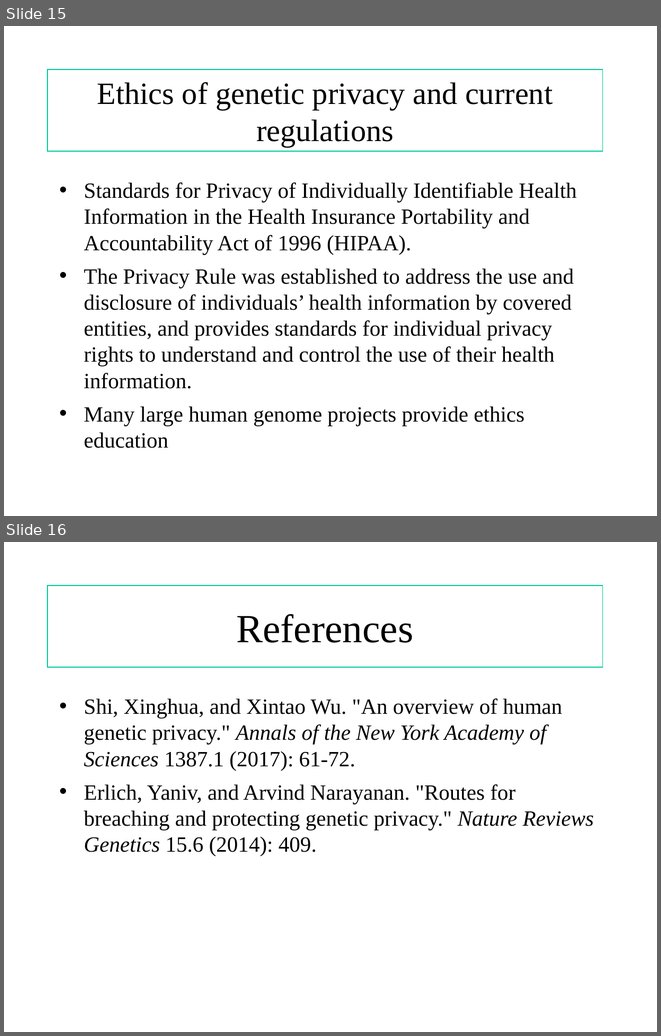
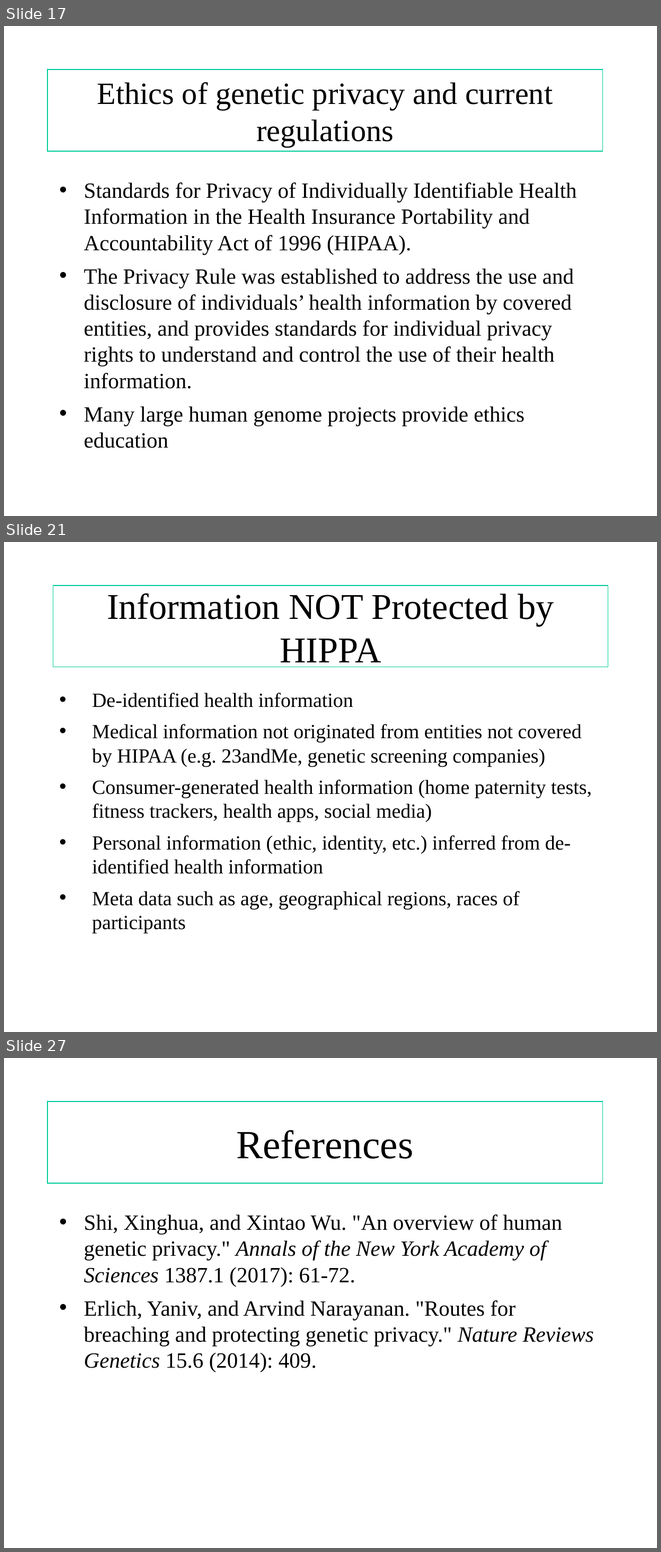
Before and after one commit to shilab/Genetic-Privacy-, a slide deck: risks and ethics.ppt. Shown one above the other, each under a label of ours: slides 15 and 16 before the commit, slides 17, 21 and 27 after it; the slides between them are not shown. The pictures are 661x1036 and 661x1552 pixels, drawn with LibreOffice and Linux fonts; fonts in the diff are those of the drawing. Boxes give left, top, right and bottom in pixels: in the first picture for what was removed or moved away, otherwise in the second. Text is boxed around its words. In the diff, an @@ line names an element or a change of style, - is before the commit and + after.

```diff
--- a/risks and ethics.ppt
+++ b/risks and ethics.ppt
@@ slide 21 added at [4, 542, 657, 1032], background #FFFFFF @@
@@ title added at [53, 586, 608, 668], outline #00CC99 0.74 pt, 40 pt, text #000000 @@
+Information NOT Protected by HIPPA
@@ text added at [92, 693, 592, 933], 22.2 pt, text #000000 @@
+• De-identified health information
+• Medical information not originated from entities not covered by HIPAA (e.g. 23andMe, genetic screening companies)
+• Consumer-generated health information (home paternity tests, fitness trackers, health apps, social media)
+• Personal information (ethic, identity, etc.) inferred from de-identified health information
+• Meta data such as age, geographical regions, races of participants
@@ what was slide 15 is now slide 17 @@
@@ what was slide 16 is now slide 27 @@
```
Also in this commit, not shown: 10 other slides added.
